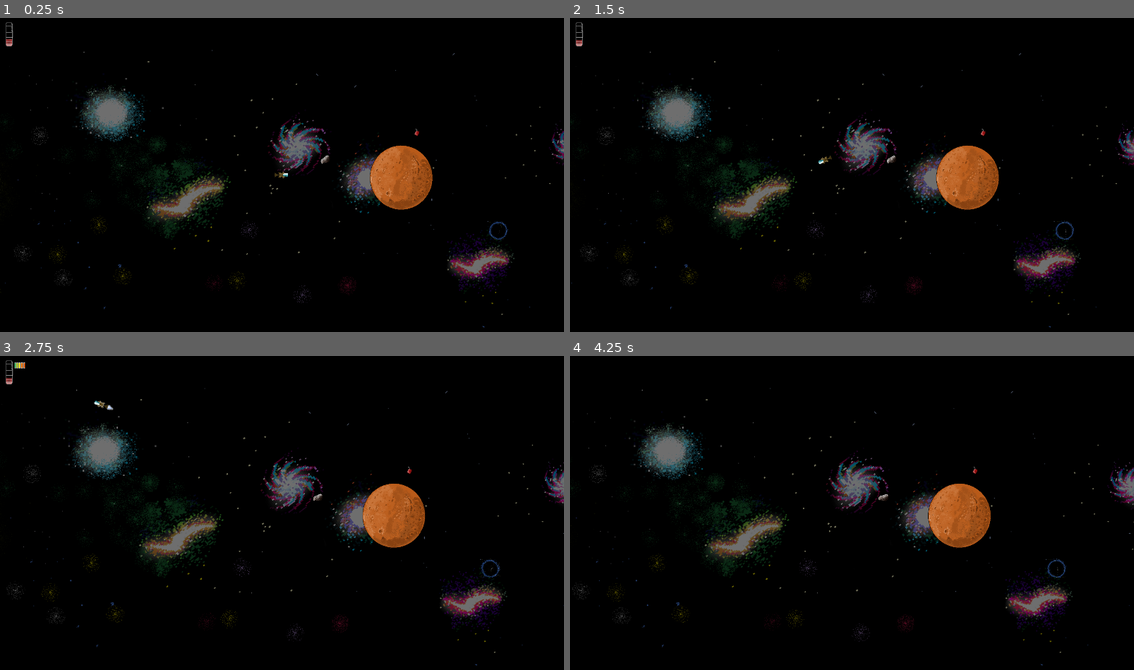
Above: before the commit, frames 1-4 (two rows, left to right).
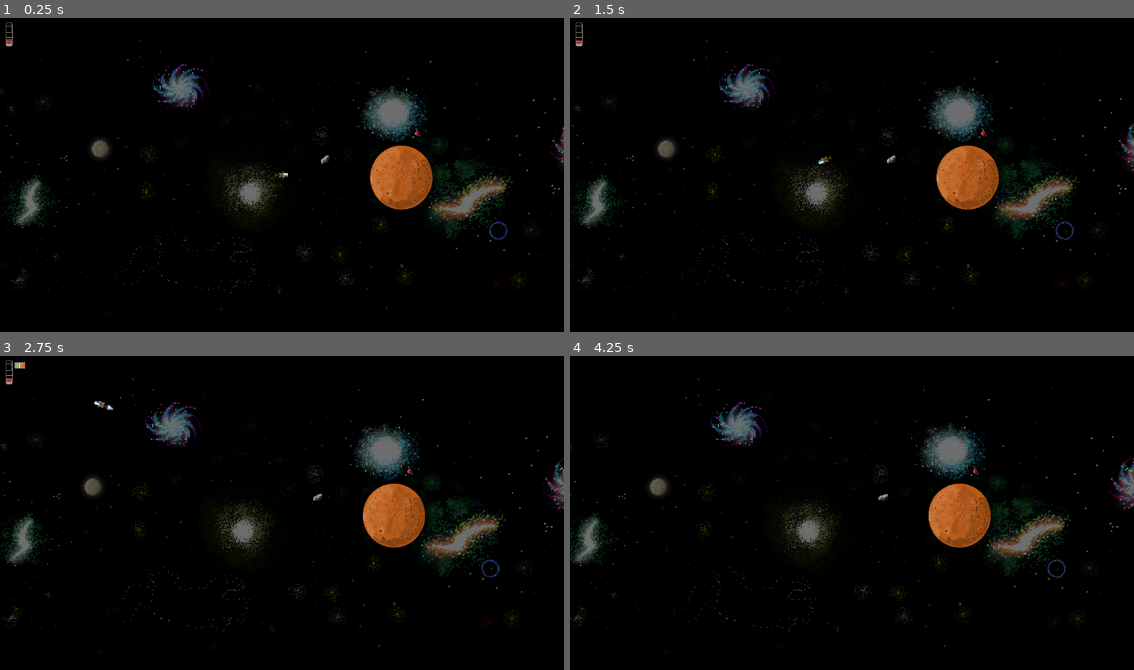
Above: after the commit, the same moments.

Repository: ricargoes/super-platypus-drifter
Game: Godot game, scene res://levels/Level1.tscn
Two runs of this game, one before a commit and one after it. Both use one fixed random seed, a clock stepped at 60 frames per second and the inputs below. The project has no main scene, so this scene is started directly.
Inputs:
- Up to frame 1 (0.25 s): no input
- Up to frame 2 (1.5 s): hold Right (ship_turn_right) 0.53-1.28 s; hold Space (ship_boost) 0.53-1.28 s; hold Left (ship_turn_left) from 1.28 s (still down); tap Space (ship_boost) at 1.35 s
- Up to frame 3 (2.75 s): release Left (ship_turn_left) at 2.03 s; hold Right (ship_turn_right) from 2.03 s (still down); hold Space (ship_boost) from 2.03 s (still down)
- Up to frame 4 (4.25 s): release Space (ship_boost) at 2.78 s; tap Space (ship_boost) at 2.85 s; release Right (ship_turn_right) at 3.53 s; hold Left (ship_turn_left) from 3.53 s (still down); hold Space (ship_boost) from 3.53 s (still down)

The runs differ from the first frame. In frame 1, 11% of the frame differs, in the area x 0-100%, y 7-99%; in frame 2, 11%; in frame 3, 11%; in frame 4, 11%.
Error in both runs: Invalid get index 'position' (on base: 'previously freed instance'). (res://levels/Level.gd:31)

Commit message:
Background offset better adjusted

Diff:
--- a/levels/Background.gd
+++ b/levels/Background.gd
@@ -6,4 +6,4 @@
 		-SPD.LEVEL_WIDTH, 0,
 		SPD.MAX_SCREENS * SPD.LEVEL_WIDTH, SPD.LEVEL_HEIGHT)
 	)
-	root.global_translate(Vector2(-SPD.LEVEL_WIDTH, 0))
+	root.global_translate(Vector2(-SPD.LEVEL_WIDTH/2, 0))
